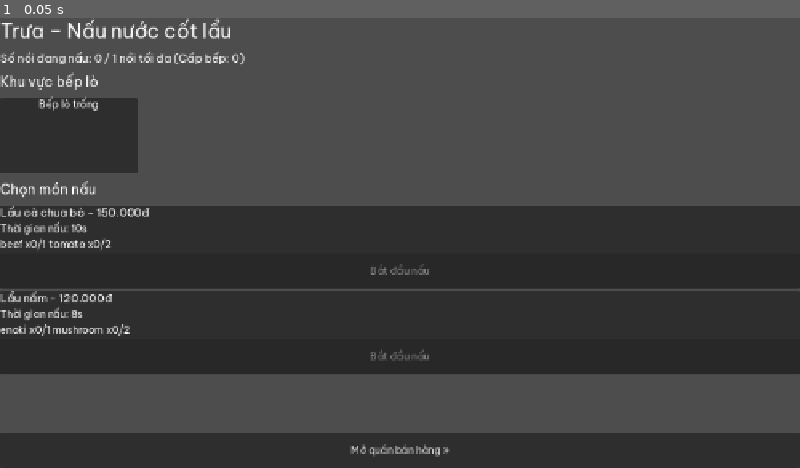
Above: before the commit, frame 1.
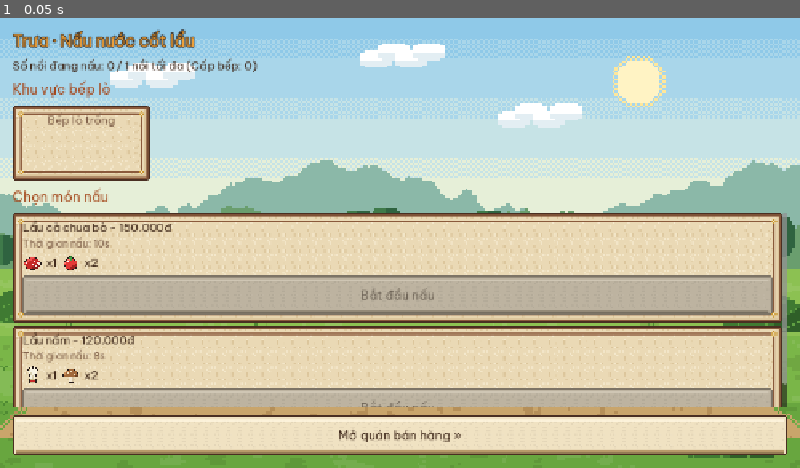
Above: after the commit, the same moment.

Repository: Znoywho/HotPot_SUNSUT
Game: Godot game, scene res://scenes/cook/cook_phase.tscn
Same seed, same stepped clock (60 frames per second), same inputs: the game is played once before the commit and once after it. This scene is started directly instead of the project's main scene.
Inputs:
- Up to frame 1 (0.05 s): no input

The runs differ from the first frame. In frame 1, 100% of the frame differs, in the area x 0-100%, y 0-100%.

Commit message:
feat(cook): dong bo phong cach giao dien bep voi HuntUI va icon nguyen lieu

Diff:
--- a/scenes/cook/cook_phase.gd
+++ b/scenes/cook/cook_phase.gd
@@ -28,30 +28,32 @@
 		if float(pot["remaining"]) <= 0.0:
 			_cooking.remove_at(i)
 			GameState.add_broth(str(pot["broth_id"]))
-			log_msg("Đã nấu xong 1 nồi %s." % str(pot["display_name"]))
 			(ui["card"] as Control).queue_free()
 			_rebuild()
 	_update_info()
 
 
 func _build_ui() -> void:
+	add_child(HuntUI.background())
+	var margin := MarginContainer.new()
+	margin.set_anchors_and_offsets_preset(Control.PRESET_FULL_RECT)
+	margin.add_theme_constant_override("margin_left", 20)
+	margin.add_theme_constant_override("margin_right", 20)
+	margin.add_theme_constant_override("margin_top", 20)
+	margin.add_theme_constant_override("margin_bottom", 20)
+	add_child(margin)
+
 	var root := VBoxContainer.new()
-	root.set_anchors_and_offsets_preset(Control.PRESET_FULL_RECT)
 	root.add_theme_constant_override("separation", 12)
-	add_child(root)
+	margin.add_child(root)
 
-	var title := Label.new()
-	title.text = "Trưa – Nấu nước cốt lẩu"
-	title.add_theme_font_size_override("font_size", 32)
+	var title := HuntUI.outlined_label("Trưa · Nấu nước cốt lẩu", 26, HuntUI.GOLD)
 	root.add_child(title)
 
-	_info_label = Label.new()
-	_info_label.add_theme_font_size_override("font_size", 18)
+	_info_label = HuntUI.label("Số nồi đang nấu: 0 / 0", 18, HuntUI.INK)
 	root.add_child(_info_label)
 
-	var stove_label := Label.new()
-	stove_label.text = "Khu vực bếp lò"
-	stove_label.add_theme_font_size_override("font_size", 22)
+	var stove_label := HuntUI.label("Khu vực bếp lò", 22, HuntUI.RUST)
 	root.add_child(stove_label)
 
 	_pots_container = GridContainer.new()
@@ -60,9 +62,7 @@
 	_pots_container.add_theme_constant_override("v_separation", 12)
 	root.add_child(_pots_container)
 
-	var recipe_label := Label.new()
-	recipe_label.text = "Chọn món nấu"
-	recipe_label.add_theme_font_size_override("font_size", 22)
+	var recipe_label := HuntUI.label("Chọn món nấu", 22, HuntUI.RUST)
 	root.add_child(recipe_label)
 
 	var scroll := ScrollContainer.new()
@@ -72,9 +72,7 @@
 	_recipes_container.size_flags_horizontal = Control.SIZE_EXPAND_FILL
 	scroll.add_child(_recipes_container)
 
-	var next_btn := Button.new()
-	next_btn.text = "Mở quán bán hàng »"
-	next_btn.custom_minimum_size = Vector2(0, 56)
+	var next_btn := HuntUI.button("Mở quán bán hàng »")
 	next_btn.pressed.connect(DayManager.next_phase)
 	root.add_child(next_btn)
 
@@ -97,17 +95,16 @@
 	for i in max_pots:
 		var card := PanelContainer.new()
 		card.custom_minimum_size = Vector2(220, 120)
+		card.add_theme_stylebox_override("panel", HuntUI.paper_style("paper_card"))
 		var vbox := VBoxContainer.new()
 		card.add_child(vbox)
 		var pot_data := _pot_at_index(i)
 		if pot_data.is_empty():
-			var lbl := Label.new()
-			lbl.text = "Bếp lò trống"
+			var lbl := HuntUI.label("Bếp lò trống", 18, HuntUI.INK_SOFT)
 			lbl.horizontal_alignment = HORIZONTAL_ALIGNMENT_CENTER
 			vbox.add_child(lbl)
 		else:
-			var name_lbl := Label.new()
-			name_lbl.text = str(pot_data["display_name"])
+			var name_lbl := HuntUI.label(str(pot_data["display_name"]), 18, HuntUI.INK)
 			vbox.add_child(name_lbl)
 			var bar := ProgressBar.new()
 			bar.custom_minimum_size = Vector2(0, 24)
@@ -115,8 +112,7 @@
 			var progress := 100.0 * (1.0 - float(pot_data["remaining"]) / total) if total > 0.0 else 100.0
 			bar.value = clampf(progress, 0.0, 100.0)
 			vbox.add_child(bar)
-			var time_lbl := Label.new()
-			time_lbl.text = "%.0fs" % maxf(float(pot_data["remaining"]), 0.0)
+			var time_lbl := HuntUI.label("%.0fs" % maxf(float(pot_data["remaining"]), 0.0), 16, HuntUI.INK)
 			vbox.add_child(time_lbl)
 			pot_data["ui"] = {"card": card, "bar": bar, "time": time_lbl}
 		_pots_container.add_child(card)
@@ -134,26 +130,15 @@
 	var max_pots := BASE_POT_COUNT + GameState.get_upgrade_level("stove")
 	for broth in Database.broths_for_day(GameState.day):
 		var card := PanelContainer.new()
+		card.add_theme_stylebox_override("panel", HuntUI.paper_style("paper_card"))
 		var vbox := VBoxContainer.new()
 		card.add_child(vbox)
-		var name_lbl := Label.new()
-		name_lbl.text = "%s - %s" % [broth.display_name, GameState.format_money(broth.price)]
-		name_lbl.add_theme_font_size_override("font_size", 18)
+		var name_lbl := HuntUI.label("%s - %s" % [broth.display_name, GameState.format_money(broth.price)], 18, HuntUI.INK)
 		vbox.add_child(name_lbl)
-		var time_lbl := Label.new()
-		var cook_time := broth.cook_time * Database.upgrade_value("stove")
-		time_lbl.text = "Thời gian nấu: %.0fs" % cook_time
+		var time_lbl := HuntUI.label("Thời gian nấu: %.0fs" % (broth.cook_time * Database.upgrade_value("stove")), 16, HuntUI.INK_SOFT)
 		vbox.add_child(time_lbl)
-		var ing_box := HBoxContainer.new()
-		for id in broth.ingredients:
-			var ing_lbl := Label.new()
-			ing_lbl.text = "%s x%d/%d" % [id, GameState.get_item_count(id), int(broth.ingredients[id])]
-			ing_lbl.add_theme_font_size_override("font_size", 16)
-			ing_box.add_child(ing_lbl)
-		vbox.add_child(ing_box)
-		var btn := Button.new()
-		btn.text = "Bắt đầu nấu"
-		btn.custom_minimum_size = Vector2(0, 56)
+		vbox.add_child(HuntUI.items_row(broth.ingredients, 32))
+		var btn := HuntUI.button("Bắt đầu nấu")
 		btn.disabled = not GameState.has_items(broth.ingredients) or _cooking.size() >= max_pots
 		btn.pressed.connect(_cook.bind(broth))
 		vbox.add_child(btn)
@@ -163,7 +148,6 @@
 func _cook(broth: BrothData) -> void:
 	var max_pots := BASE_POT_COUNT + GameState.get_upgrade_level("stove")
 	if _cooking.size() >= max_pots:
-		log_msg("Bếp đã đầy nồi (tối đa %d nồi), hãy đợi nấu xong!" % max_pots)
 		return
 	if not GameState.has_items(broth.ingredients):
 		return
@@ -177,9 +161,4 @@
 		"total": cook_time,
 		"ui": {},
 	})
-	log_msg("Bắt đầu nấu 1 nồi %s (%.0fs)." % [broth.display_name, cook_time])
 	_rebuild()
-
-
-func log_msg(text: String) -> void:
-	print(text)
